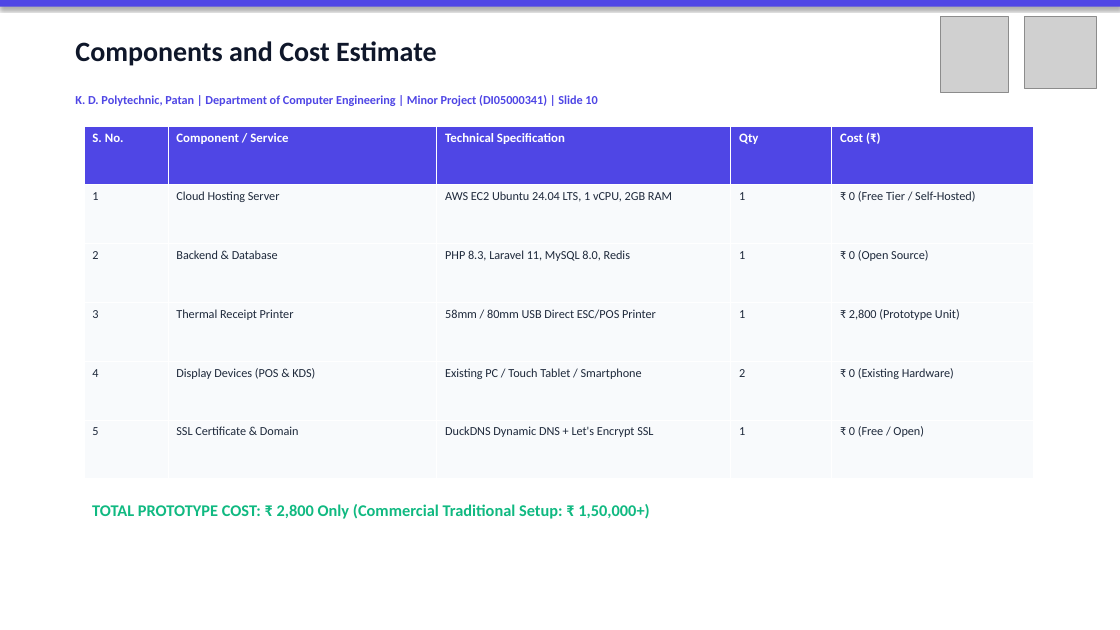
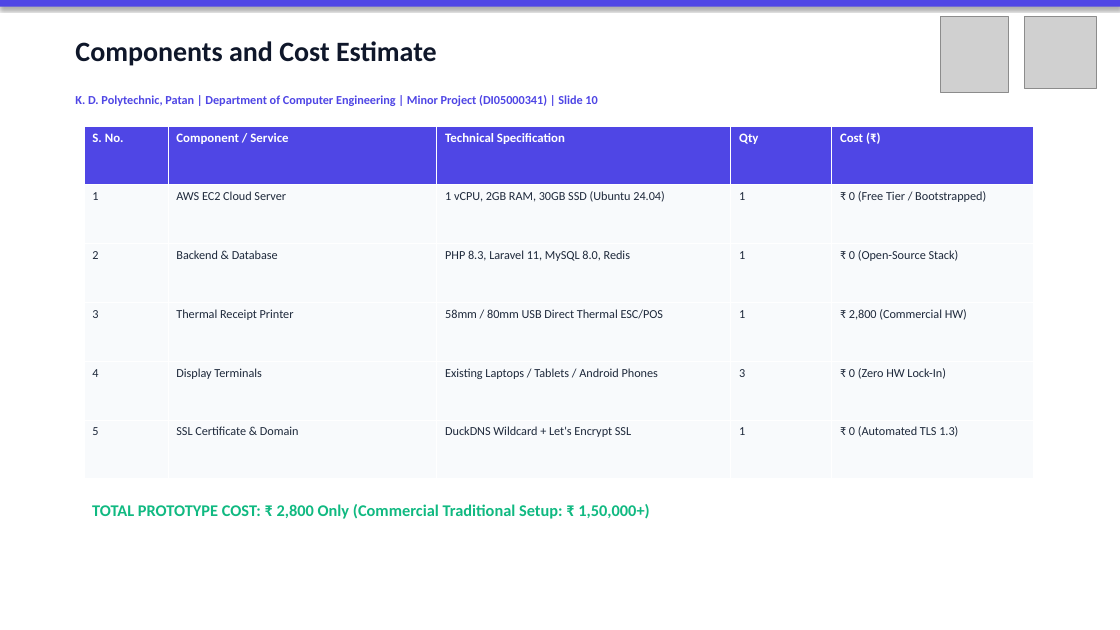
Before and after one commit to Shubh-Patel-07/DineFlow-AI, a slide deck: slide 10 of docs/DineFlow_AI_GTU_Minor_Project_Presentation.pptx. Drawn at 1120x630 pixels with LibreOffice and Linux fonts; fonts in the diff are those of the drawing; grey boxes stand for pictures. Boxes give left, top, right and bottom in pixels: in the first picture for what was removed or moved away, otherwise in the second. Text is boxed around its words. In the diff, an @@ line names an element or a change of style, - is before the commit and + after.

```diff
--- a/docs/DineFlow_AI_GTU_Minor_Project_Presentation.pptx
+++ b/docs/DineFlow_AI_GTU_Minor_Project_Presentation.pptx
@@ table at (84,126,1033,479) @@
-row 2: 1 | Cloud Hosting Server | AWS EC2 Ubuntu 24.04 LTS, 1 vCPU, 2GB RAM | 1 | ₹ 0 (Free Tier / Self-Hosted)
+row 2: 1 | AWS EC2 Cloud Server | 1 vCPU, 2GB RAM, 30GB SSD (Ubuntu 24.04) | 1 | ₹ 0 (Free Tier / Bootstrapped)
-row 3, column 5: ₹ 0 (Open Source)
+row 3, column 5: ₹ 0 (Open-Source Stack)
-row 4, column 3: 58mm / 80mm USB Direct ESC/POS Printer
+row 4, column 3: 58mm / 80mm USB Direct Thermal ESC/POS
-row 4, column 5: ₹ 2,800 (Prototype Unit)
+row 4, column 5: ₹ 2,800 (Commercial HW)
-row 5: 4 | Display Devices (POS & KDS) | Existing PC / Touch Tablet / Smartphone | 2 | ₹ 0 (Existing Hardware)
+row 5: 4 | Display Terminals | Existing Laptops / Tablets / Android Phones | 3 | ₹ 0 (Zero HW Lock-In)
-row 6, column 3: DuckDNS Dynamic DNS + Let's Encrypt SSL
+row 6, column 3: DuckDNS Wildcard + Let's Encrypt SSL
-row 6, column 5: ₹ 0 (Free / Open)
+row 6, column 5: ₹ 0 (Automated TLS 1.3)
```
Also in this commit, not shown: 9 other slides changed, 1 slide added, 1 slide removed, 1 other file.
